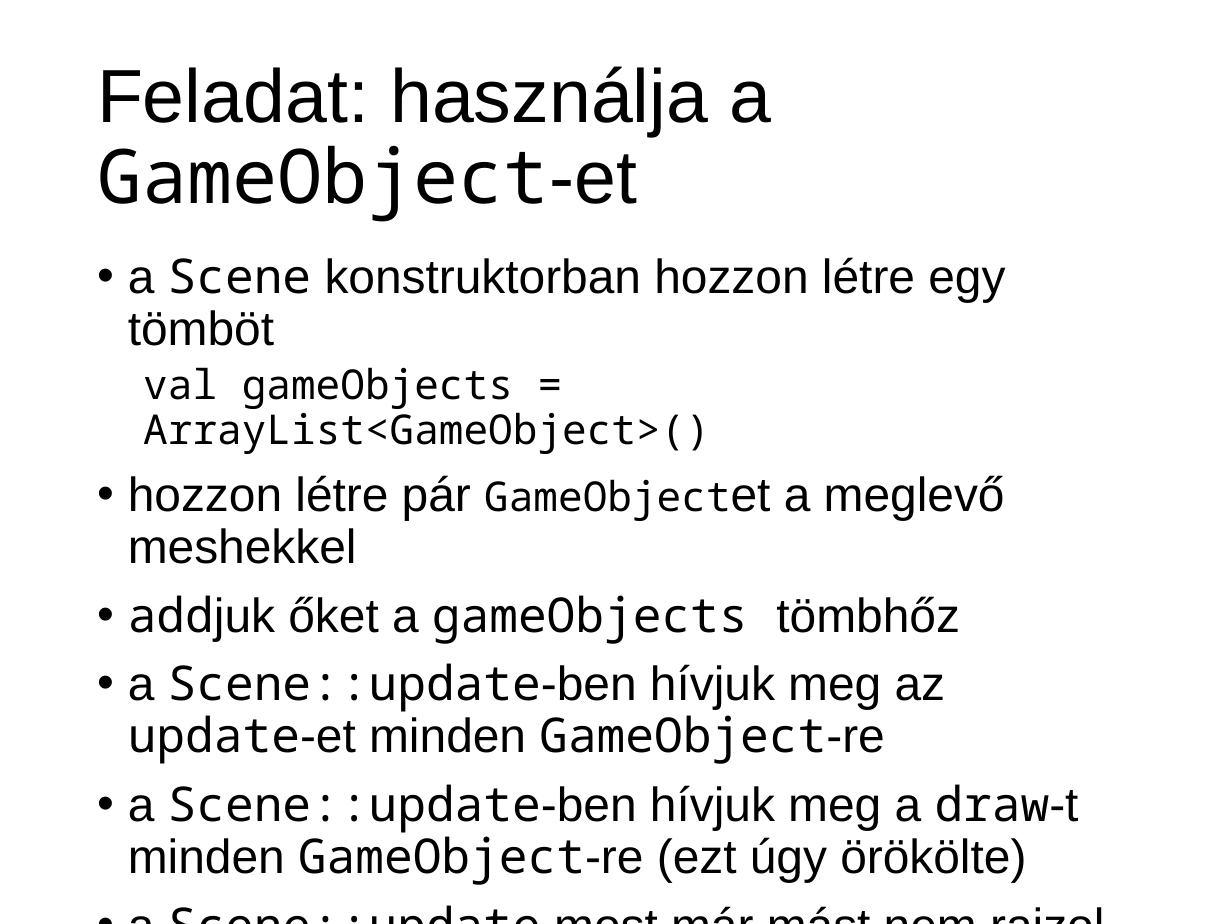
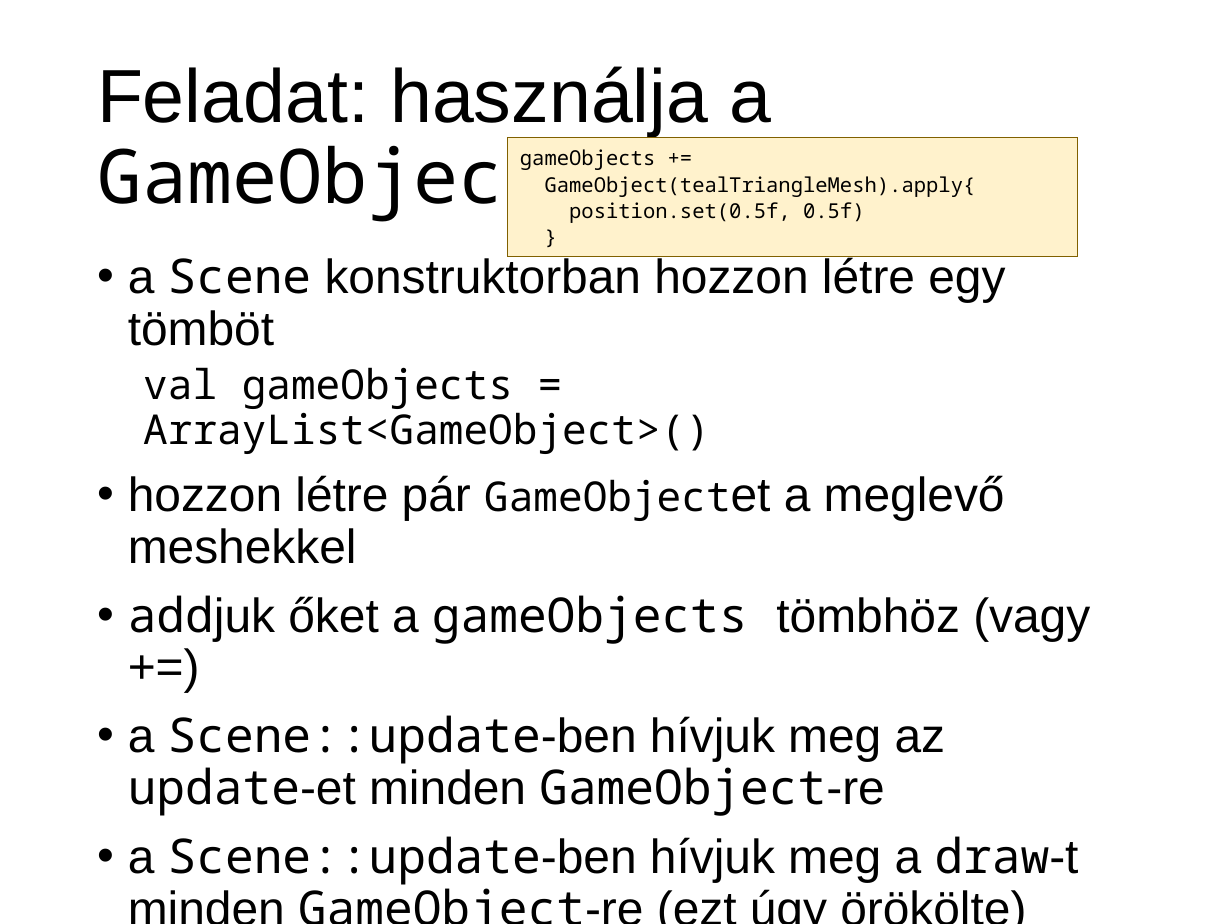
Before and after one commit to szecsi/kogfactory, a slide deck: slide 14 of projects/kog.3gr.020-gom/lab.pptx. Drawn at 1232x924 pixels with LibreOffice and Linux fonts; fonts in the diff are those of the drawing. Boxes give left, top, right and bottom in pixels: in the first picture for what was removed or moved away, otherwise in the second. Text is boxed around its words. In the diff, an @@ line names an element or a change of style, - is before the commit and + after.

```diff
--- a/projects/kog.3gr.020-gom/lab.pptx
+++ b/projects/kog.3gr.020-gom/lab.pptx
@@ rectangle added at (x1=508, y1=138, x2=1077, y2=256), fill #FFF2CC, outline #806000 0.75 pt, 12 pt, text #000000 @@
+gameObjects +=
+GameObject(tealTriangleMesh).apply{
+position.set(0.5f, 0.5f)
+}
@@ text at (x1=128, y1=595, x2=1090, y2=644): text changed @@
-• addjuk őket a gameObjects tömbhőz
+• addjuk őket a gameObjects tömbhöz (vagy +=)
```
Also in this commit, not shown: 4 other slides changed, 5 other files.
